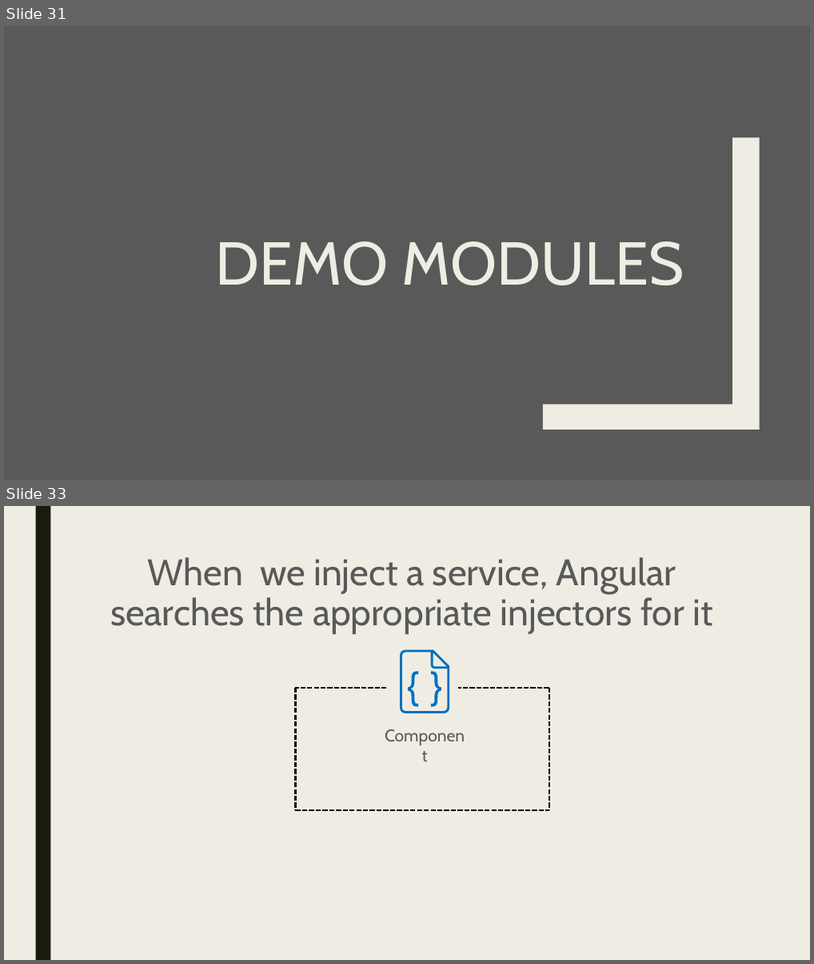
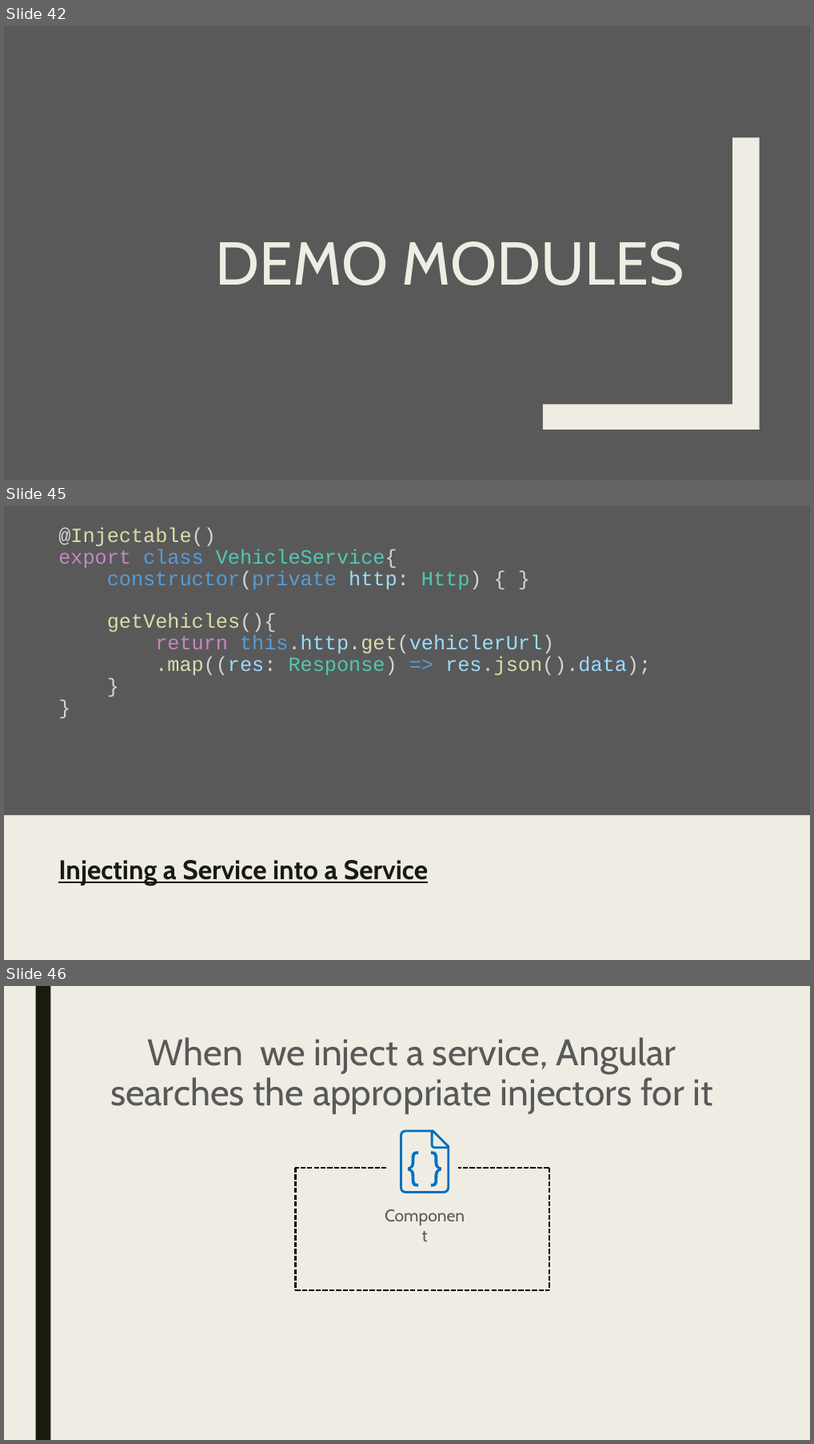
Before and after one commit to pkyurkchiev/mean-stack, a slide deck: presentations/angular2.pptx. Shown one above the other, each under a label of ours: slides 31 and 33 before the commit, slides 42, 45 and 46 after it; the slides between them are not shown. The pictures are 814x964 and 814x1444 pixels, drawn with LibreOffice and Linux fonts; fonts in the diff are those of the drawing. Boxes give left, top, right and bottom in pixels: in the first picture for what was removed or moved away, otherwise in the second. Text is boxed around its words. In the diff, an @@ line names an element or a change of style, - is before the commit and + after.

```diff
--- a/presentations/angular2.pptx
+++ b/presentations/angular2.pptx
@@ slide 45 added at (4,506,810,960), background #EFEDE3 @@
@@ rectangle added at (4,506,810,815), fill #595959 @@
@@ title added at (58,528,651,675), 24 pt, text #DCDCAA @@
+@Injectable()
+export class VehicleService{
+constructor(private http: Http) { }
+getVehicles(){
+return this.http.get(vehiclerUrl)
+.map((res: Response) => res.json().data);
+}
+}
@@ text added at (58,860,428,885), 32 pt, text #191B0E, bold, underline @@
+Injecting a Service into a Service
@@ what was slide 31 is now slide 42 @@
@@ what was slide 33 is now slide 46 @@
```
Also in this commit, not shown: 1 slide changed, 17 other slides added, 5 slides removed.
